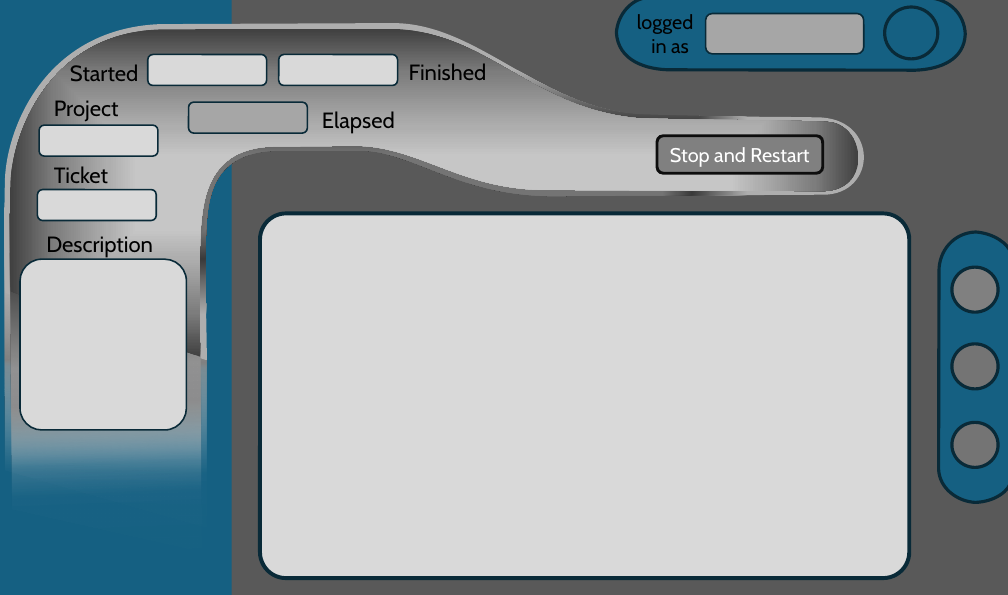
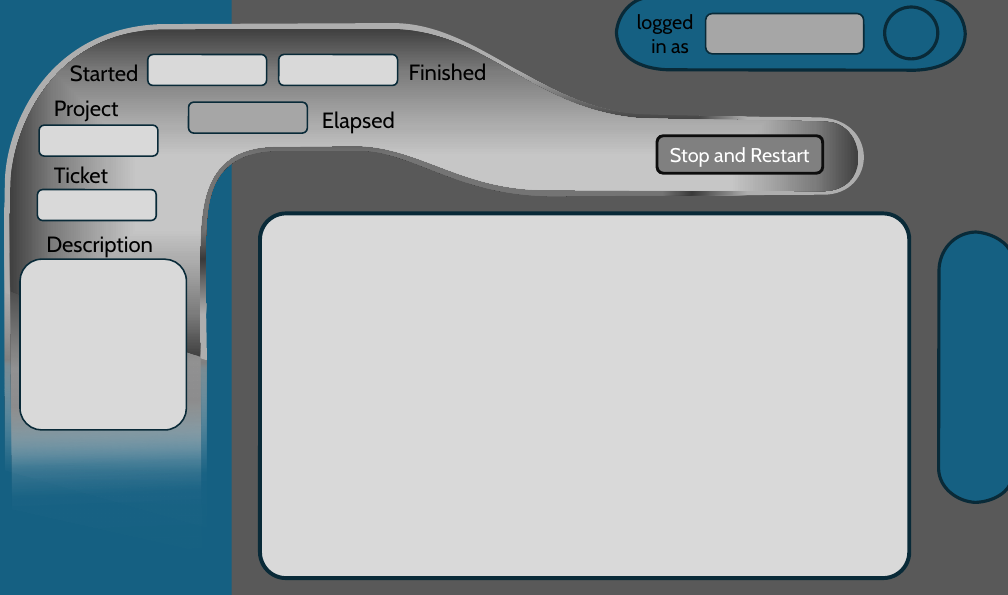
Before and after one commit to Alex5X5/Hourglass, a slide deck: slide 1 of HourGlass/Assets/Präsentation3.pptx. Drawn at 1008x595 pixels with LibreOffice and Linux fonts; fonts in the diff are those of the drawing. Boxes give left, top, right and bottom in pixels: in the first picture for what was removed or moved away, otherwise in the second. Text is boxed around its words. In the diff, an @@ line names an element or a change of style, - is before the commit and + after.

```diff
--- a/HourGlass/Assets/Präsentation3.pptx
+++ b/HourGlass/Assets/Präsentation3.pptx
@@ ellipse removed at box(952, 268, 998, 313) @@
@@ ellipse removed at box(952, 344, 998, 389) @@
@@ ellipse removed at box(952, 423, 998, 468) @@
```
Also in this commit, not shown: 9 other files.
